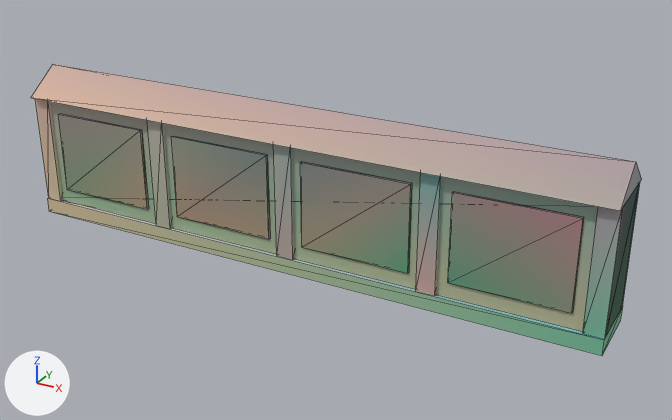
The glTF model assets/kit/wall_low_4m.glb: old version first, new version second.
One viewpoint serves both versions: a 50 mm camera at (2.81, -4.63, 2.72) aimed at (0.23, 0.05, 0.38). Every picture has the same lights, and +X, +Y and +Z are marked at lower left. The first picture is the older version. Mesh edges are drawn as thin lines. Vertices at exactly the same position are counted once.

Names of what the first picture shows: 'wall_low_4m', 'wall_low_coping', 'wall_low_panels'.
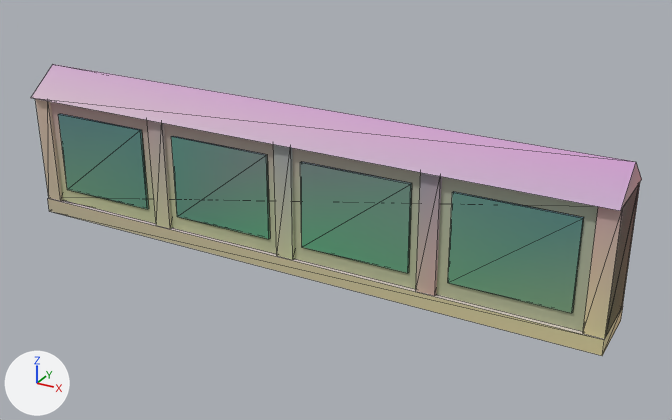
Pixel boxes [x1, y1, x2, y2] of what changed, in the pictures (672 x 420 px; the box of a moved part takes in the faces that stretch with it):
part 1 of me_wall_low_panels, recoloured (pale green to green): [303, 184, 583, 312] in both
part 2 of me_wall_low_panels, recoloured (light grey to cyan): [266, 155, 583, 272] in both
part 3 of me_wall_low_panels, recoloured (light grey to cyan): [58, 114, 254, 216] in both
part 4 of me_wall_low_panels, recoloured: [68, 131, 584, 312] in both
part 5 of me_wall_low_panels, recoloured: [60, 114, 584, 218] in both
part 6 of me_wall_low_coping, moved or reshaped: [31, 64, 642, 211] in both
part 7 of me_wall_low_coping, recoloured: [31, 64, 642, 356] in both

The change, as a list of edits to the scene's bpy script:
```text
Change me_wall_low_panels:
    where me_wall_low_panels.from_pydata(...)  # 64 vertices, 96 faces; spans x -1.81..1.81, y -0.19..0.19, z 0.2..0.76
    used by ob_wall_low_panels; location = (0.0, 0.0, 0.0)
    me_wall_low_panels part 1: 18 faces centred in x -1.81..1.81, y -0.19..0.19, z 0.39..0.57 are repainted in the vertex colours; the middle colour goes from pale green #c0e0bd to green #90e7bd
    me_wall_low_panels part 2: 18 faces centred in x -0.6..1.81, y -0.19..0.19, z 0.57 are repainted in the vertex colours; the middle colour goes from light grey #cbcece to cyan #97d9ce
    me_wall_low_panels part 3: 12 faces centred in x -1.81..-0.6, y -0.19..0.19, z 0.57 are repainted in the vertex colours; the middle colour goes from light grey #d1dcce to cyan #86d5ce
    me_wall_low_panels part 4: 21 faces centred in x -1.33..1.81, y -0.19..0.19, z 0.2..0.57 are repainted in the vertex colours; the middle colour goes from beige #e8dcbd to green #8adbbd
    me_wall_low_panels part 5: 16 faces centred in x -1.57..1.57, y -0.19..0.19, z 0.76 are repainted in the vertex colours; the middle colour goes from blue #cecdff to blue #8bd0ff
Change me_wall_low_coping:
    where me_wall_low_coping.from_pydata(...)  # 54 vertices, 80 faces; spans x -2.0..2.0, y -0.24..0.24, z 0.0..1.04
    used by ob_wall_low_coping; location = (0.0, 0.0, 0.0)
    verts and faces of me_wall_low_coping; kept vertices keep their numbers, new ones are numbered from 54
    before: 48 (-2.0, -0.24, 0.86) at pixel (30, 97), 49 (-2.0, 0.24, 0.86), 50 (-2.0, 0.0, 1.04) at pixel (52, 64), 51 (2.0, -0.24, 0.86) at pixel (620, 210), 52 (2.0, 0.24, 0.86) at pixel (641, 179)
    before: 53 (2.0, 0.0, 1.04) at pixel (636, 161)
    me_wall_low_coping part 6
    add delete_faces([(48, 50, 53), (48, 53, 51), (49, 52, 50), (50, 52, 53), (48, 51, 52), (48, 52, 49)])
    add delete_faces([(48, 49, 50), (51, 53, 52)])
    add faces += [(48, 51, 53), (48, 53, 50), (50, 53, 52), (49, 50, 52), (48, 49, 52), (48, 52, 51)]
    add faces += [(48, 50, 49), (51, 52, 53)]
    me_wall_low_coping part 7: 80 kept faces spanning x -2.0..2.0, y -0.24..0.24, z 0.0..1.04 get new vertex colours
```
